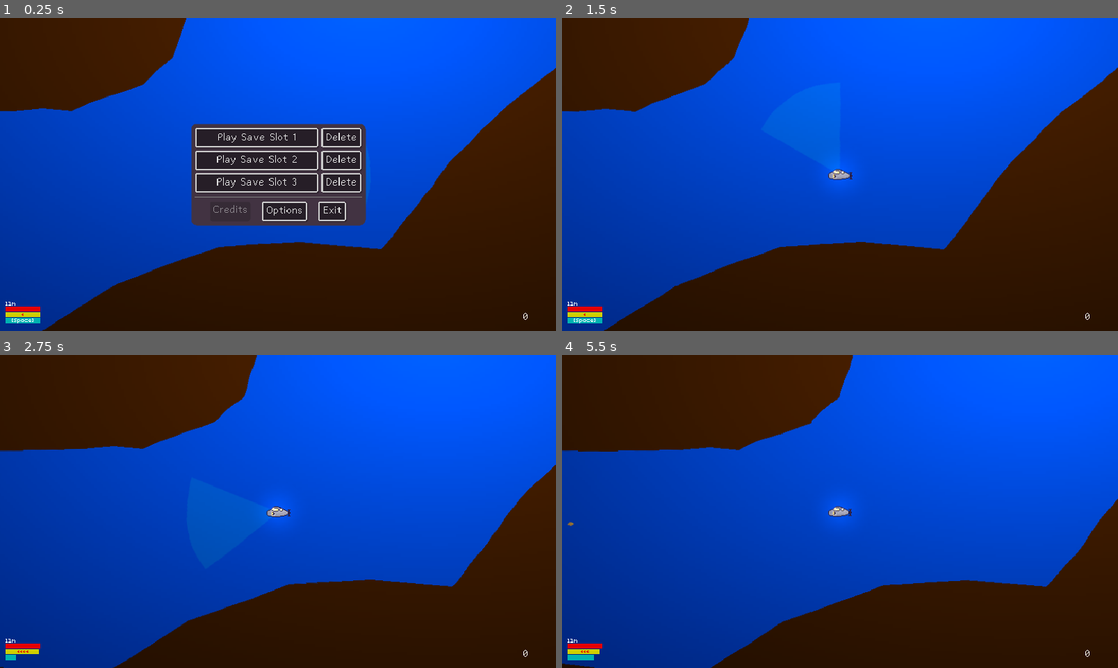
Above: before the commit, frames 1-4 (two rows, left to right).
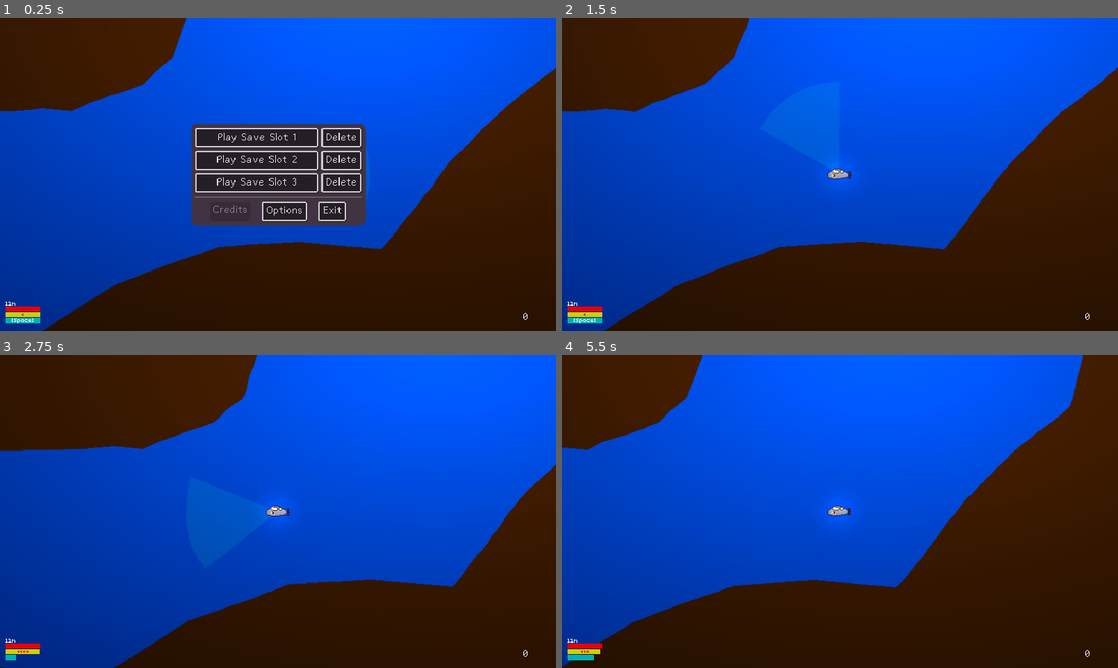
Above: after the commit, the same moments.

Repository: lupuchard/spooky-jam-submarine
Game: Godot game, scene res://Scene/Main.tscn
The game is run twice, just before and just after one commit, with the same random seed, the same clock (stepped at 60 frames per second) and the same inputs.
Inputs (mouse positions are in pixels of both pictures, inside the frame that each line leads up to):
- Up to frame 1 (0.25 s): no input
- Up to frame 2 (1.5 s): move the mouse to (962, 158) at 0.52 s; hold Right (right) 0.53-1.25 s; tap Space (dash) at 0.6 s; click (962, 158) at 0.67 s; click "Play Save Slot 1" at 1.25 s
- Up to frame 3 (2.75 s): move the mouse to (166, 527) at 2.02 s; hold Left (left) from 2.03 s (still down); tap Up (ascend) at 2.1 s; click (166, 527) at 2.17 s; tap Space (dash) at 2.3 s
- Up to frame 4 (5.5 s): move the mouse to (895, 442) at 2.77 s; release Left (left) at 2.78 s; hold Right (right) 2.78-4.28 s; tap Space (dash) at 2.85, 3.8, 4.35, 5.3 s; click (895, 442) at 2.92 s; move the mouse to (812, 574) at 3.52 s; right-click (812, 574) at 3.6 s; click (812, 574) at 3.67 s; move the mouse to (1006, 558) at 4.27 s; hold Left (left) from 4.28 s (still down); click (1006, 558) at 4.42 s; move the mouse to (673, 464) at 5.02 s; tap Up (ascend) at 5.1 s; click (673, 464) at 5.17 s

The runs differ from the first frame. In frame 2, less than 0.1% of the frame differs, in the area x 47-53%, y 48-52%; in frame 3, less than 0.1%; in frame 4, 37%, in the area x 0-100%, y 0-100%.

Commit message:
Small fixes & propeller bubbles

Diff:
--- a/Player/Player.gd
+++ b/Player/Player.gd
@@ -29,7 +29,8 @@
 
 const DESC_ACCEL = 4.0
 const DESC_TOP_SPEED = 1.2
-const DASH_POWER_CONSUMPTION = 3.0
+const POWER_CONSUMPTION = 0.5
+const PROPELLER_BUBBLE_COOLDOWN = 0.5
 
 const ASC_ACCEL = 4.0
 const ASC_TOP_SPEED = 1.2
@@ -57,7 +58,6 @@
 const TOGGLE_LIGHT_SOUND = preload("res://Assets/Sound/switch.wav")
 
 var vel := Vector2.ZERO
-var dash_direction := 1.0
 var camera: Camera2D
 var spotlight: PointLight2D
 
@@ -79,9 +79,8 @@
 
 var engines_on := false
 var pumps_on := false
-var light_power_drain := 0.5
-var engine_power_drain := 0.5
-var pump_power_drain := 0.5
+var base_power_drain := 0.5
+var propeller_bubble_cooldown := PROPELLER_BUBBLE_COOLDOWN
 
 var fish_contact_cooldown := 0.0
 
@@ -159,19 +158,12 @@
 
 func _process(delta: float):
 	fish_contact_cooldown -= delta
-
-	if is_light_on():
-		stats[Stat.Battery] -= light_power_drain * delta
-	if engines_on:
-		stats[Stat.Battery] -= engine_power_drain * delta
-	if pumps_on:
-		stats[Stat.Battery] -= pump_power_drain * delta
-
+	stats[Stat.Battery] -= get_current_power_drain() * base_power_drain * delta
 	stats[Stat.DashPower] += delta
 
 	var mouse_vector = position - get_parent().get_local_mouse_position()
 	spotlight.rotation = Vector2.LEFT.angle_to(mouse_vector)
-	$Sprite.flip_h = mouse_vector.x < 0
+	$Body.scale.x = -1 if mouse_vector.x < 0 else 1
 
 	if Input.is_action_just_pressed("toggle_light"):
 		if spotlight.visible:
@@ -223,6 +215,9 @@
 
 func is_light_on() -> bool:
 	return spotlight.visible
+
+func is_facing_left() -> bool:
+	return $Body.scale.x > 0
 
 func notify(text: String):
 	var label := Label.new()
@@ -268,16 +263,17 @@
 
 func _physics_process(delta: float):
 	var speed = stats[Player.Stat.Speed]
+	var is_moving_forward: bool = false
 	var prev_vel = vel
 	engines_on = true
 	if Input.is_action_pressed("right"):
-		var mod_speed = speed * (BACKWARD_SPEED_FACTOR if !$Sprite.flip_h else 1.0)
+		is_moving_forward = !is_facing_left()
+		var mod_speed = speed * (BACKWARD_SPEED_FACTOR if !is_moving_forward else 1.0)
 		vel.x = move_toward(vel.x, HORZ_TOP_SPEED * mod_speed, delta * HORZ_ACCEL * mod_speed)
-		dash_direction = 1.0
 	elif Input.is_action_pressed("left"):
-		var mod_speed = speed * (BACKWARD_SPEED_FACTOR if $Sprite.flip_h else 1.0)
+		is_moving_forward = is_facing_left()
+		var mod_speed = speed * (BACKWARD_SPEED_FACTOR if !is_moving_forward else 1.0)
 		vel.x = move_toward(vel.x, -HORZ_TOP_SPEED * mod_speed, delta * HORZ_ACCEL * mod_speed)
-		dash_direction = -1.0
 	else:
 		engines_on = false
 		vel.x = move_toward(vel.x, 0, delta * HORZ_ACCEL)
@@ -291,10 +287,15 @@
 		pumps_on = false
 		vel.y = move_toward(vel.y, 0, delta * max(ASC_ACCEL, DESC_ACCEL))
 
+	if is_moving_forward:
+		propeller_bubble_cooldown -= delta
+		if propeller_bubble_cooldown <= 0.0:
+			propeller_bubble_cooldown += PROPELLER_BUBBLE_COOLDOWN
+			Bubbler.spawn_bubbles(%PropellerLocation.global_position, 1, 2)
+
 	if stats[Stat.DashPower] >= DASH_COOLDOWN and Input.is_action_just_pressed("dash"):
-		vel.x += dash_direction * DASH_SPEED * speed
+		vel.x += (-1 if is_facing_left() else 1) * DASH_SPEED * speed
 		stats[Stat.DashPower] = 0
-		stats[Stat.Battery] -= DASH_POWER_CONSUMPTION
 		Audio.play(DASH_SOUND, null, 0.0, 0.9, 1.1)
 		Bubbler.spawn_bubbles(global_position, 3)
 
@@ -330,7 +331,7 @@
 func die(death_text: String):
 	Bubbler.spawn_bubbles(global_position, 16)
 	process_mode = Node.PROCESS_MODE_DISABLED
-	$Sprite.visible = false
+	$Body.visible = false
 	$Spotlight.visible = false
 	%DeathPanel.visible = true
 	%DeathText.text = death_text
@@ -338,7 +339,7 @@
 	Audio.play(DEATH_SOUND_METAL, null, 0, 0.5)
 
 func recover():
-	$Sprite.visible = true
+	$Body.visible = true
 	$Spotlight.visible = true
 	%DeathPanel.visible = false
 	global_position = %StartPosition.global_position
--- a/Scene/Main.tscn
+++ b/Scene/Main.tscn
@@ -157,24 +157,28 @@
 position = Vector2(115, 232)
 script = ExtResource("1_rgh2o")
 
-[node name="Sprite" type="AnimatedSprite2D" parent="World/Player"]
+[node name="Body" type="Node2D" parent="World/Player"]
+
+[node name="Sprite" type="AnimatedSprite2D" parent="World/Player/Body"]
 material = SubResource("CanvasItemMaterial_jw32o")
-position = Vector2(1, -1)
+position = Vector2(0, -2)
 sprite_frames = SubResource("SpriteFrames_rgh2o")
 autoplay = "default"
 frame_progress = 0.9964846
 
+[node name="PropellerLocation" type="Marker2D" parent="World/Player/Body"]
+unique_name_in_owner = true
+position = Vector2(14, 1)
+
 [node name="Camera2D" type="Camera2D" parent="World/Player"]
 
 [node name="CollisionShape2D" type="CollisionShape2D" parent="World/Player"]
-position = Vector2(1, 1)
 rotation = 1.5707964
 shape = SubResource("CapsuleShape2D_rgh2o")
 
 [node name="Spotlight" type="PointLight2D" parent="World/Player"]
 light_mask = 2
 visibility_layer = 2
-position = Vector2(1, 1)
 energy = 0.2
 shadow_enabled = true
 texture = ExtResource("4_jw32o")
